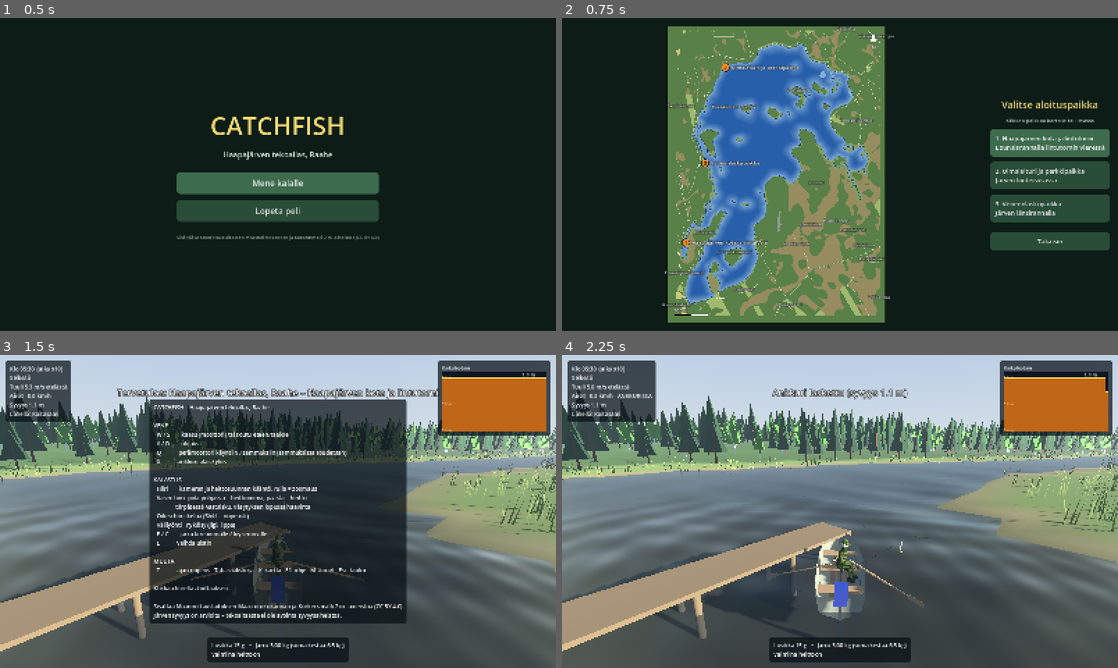
Above: before the commit, frames 1-4 (two rows, left to right).
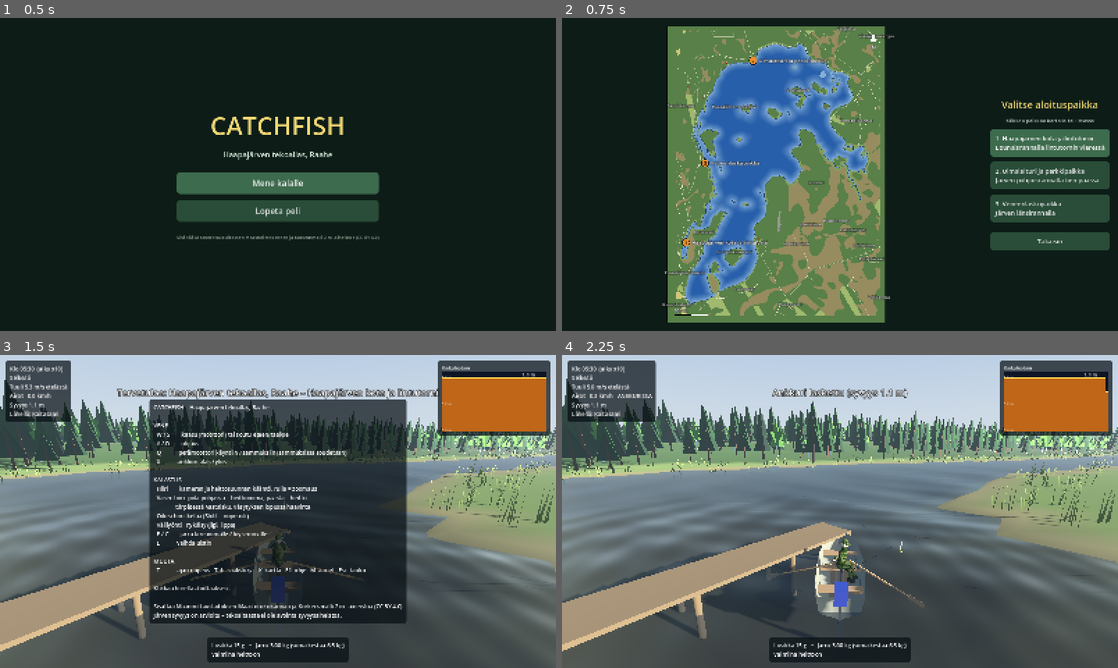
Above: after the commit, the same moments.

Repository: DesmondX80/catchfish
Game: Godot game, scene res://scenes/main.tscn
Two runs of this game, one before a commit and one after it. Both use one fixed random seed, a clock stepped at 60 frames per second and the inputs below.
Inputs (mouse positions are in pixels of both pictures, inside the frame that each line leads up to):
- Up to frame 1 (0.5 s): no input
- Up to frame 2 (0.75 s): click "Mene kalalle" at 0.5 s
- Up to frame 3 (1.5 s): click "1. Haapajärven kota ja lintut…" at 1.25 s
- Up to frame 4 (2.25 s): move the mouse to (962, 495) at 2.02 s; hold D (boat_right) from 2.03 s (still down); hold X (anchor_toggle) from 2.03 s (still down); click (962, 495) at 2.17 s

Frame 1 is identical in both runs. In frame 2, 0.4% of the frame differs, in the area x 28-97%, y 12-53%; in frame 3, 7.0%; in frame 4, 9.2%, in the area x 0-100%, y 7-57%.

Commit message:
Uimalaituri ja parkkipaikka käyttäjän merkitsemään paikkaan (v0.8.1)
- Aloituspaikka 2 siirretty pohjoisrannalle tien päähän (E 381080,
  N 7170642, käyttäjän karttaan merkitsemä kohta)
- Leveä ja tukeva uimalaituri: 3,2 m leveä, tiheämmät paalut, kaiteet
  ja uimatikkaat; laiturin leveys aloituspaikkakohtainen (dock_width)
- Parkkipaikka laiturin taakse: sorakenttä ja kolme autoa (parking)
- menu_test: yleiskuva laiturista ja parkkipaikasta

Co-Authored-By: Claude Opus 5.5 <noreply@anthropic.com>
Claude-Session: https://claude.ai/code/session_01DBjapwuRd71uqv45exmecU

Diff:
--- a/assets/lake/lake.json
+++ b/assets/lake/lake.json
@@ -2083,17 +2083,21 @@
       "dock_length": 14.0,
       "id": "kota",
       "name": "Haapajärven kota ja lintutorni",
-      "description": "Lounaisrannalla lintutornin vieressä"
-    },
-    {
-      "dock_yaw_deg": -153.4,
-      "x": -738.0,
-      "z": -1554.0,
-      "yaw_deg": -131.2,
-      "dock_length": 14.9,
+      "description": "Lounaisrannalla lintutornin vieressä",
+      "dock_width": 1.8,
+      "parking": false
+    },
+    {
+      "dock_yaw_deg": 180.0,
+      "x": -338.0,
+      "z": -1654.0,
+      "yaw_deg": -135.0,
+      "dock_length": 14.0,
       "id": "uimalaituri",
       "name": "Uimalaituri ja parkkipaikka",
-      "description": "Järven luoteisosassa"
+      "description": "Järven pohjoisrannalla tien päässä",
+      "dock_width": 3.2,
+      "parking": true
     },
     {
       "dock_yaw_deg": -90.0,
@@ -2103,7 +2107,9 @@
       "dock_length": 14.0,
       "id": "veneenlasku",
       "name": "Veneenlaskupaikka",
-      "description": "Järven länsirannalla"
+      "description": "Järven länsirannalla",
+      "dock_width": 1.8,
+      "parking": false
     }
   ],
   "name": "Haapajärven tekoallas, Raahe",
@@ -2130,7 +2136,9 @@
     "dock_length": 14.0,
     "id": "kota",
     "name": "Haapajärven kota ja lintutorni",
-    "description": "Lounaisrannalla lintutornin vieressä"
+    "description": "Lounaisrannalla lintutornin vieressä",
+    "dock_width": 1.8,
+    "parking": false
   },
   "rocks": [
     {
--- a/project.godot
+++ b/project.godot
@@ -6,7 +6,7 @@
 
 config/name="Catchfish"
 config/description="Kalastussimulaattori Haapajärven tekoaltaalla"
-config/version="0.8.0"
+config/version="0.8.1"
 run/main_scene="res://scenes/main.tscn"
 config/features=PackedStringArray("4.7", "GL Compatibility")
 
--- a/scripts/world/lake_world.gd
+++ b/scripts/world/lake_world.gd
@@ -359,7 +359,9 @@
 ## Laiturit kaikkiin aloituspaikkoihin, veneen kohdalta rantaan päin
 func _build_dock() -> void:
 	for s in lake.starts:
-		_dock(Vector3(s["x"], 0.0, s["z"]), _dock_yaw(s), s.get("dock_length", 10.0))
+		var dock := _dock(Vector3(s["x"], 0.0, s["z"]), _dock_yaw(s), s.get("dock_length", 10.0), s.get("dock_width", 1.8))
+		if s.get("parking", false):
+			_parking(dock, s.get("dock_length", 10.0), s.get("dock_width", 1.8))
 
 
 ## Laiturin suunta: rakennettu laituri jatkuu veneeltä paikallisen +Z:n suuntaan rantaan
@@ -367,7 +369,8 @@
 	return deg_to_rad(s.get("dock_yaw_deg", s["yaw_deg"]))
 
 
-func _dock(at: Vector3, yaw: float, length: float) -> void:
+## Laituri: kansi paaluilla. Leveä laituri saa tiheämmät paalut ja kaiteet.
+func _dock(at: Vector3, yaw: float, length: float, width := 1.8) -> Node3D:
 	var mat := StandardMaterial3D.new()
 	mat.albedo_color = Color(0.45, 0.36, 0.25)
 	mat.roughness = 0.9
@@ -377,20 +380,117 @@
 	add_child(dock)
 	var deck := MeshInstance3D.new()
 	var box := BoxMesh.new()
-	box.size = Vector3(1.8, 0.12, length)
+	box.size = Vector3(width, 0.12, length)
 	box.material = mat
 	deck.mesh = box
 	# Vene on laiturin vieressä, laituri jatkuu taaksepäin rantaan
-	deck.position = Vector3(-2.0, 0.55, length / 2.0 - 2.0)
+	var side_x := -1.1 - width / 2.0 # laituri veneen vasemmalla kyljellä
+	deck.position = Vector3(side_x, 0.55, length / 2.0 - 2.0)
 	dock.add_child(deck)
 	var post_mesh := CylinderMesh.new()
 	post_mesh.top_radius = 0.09
 	post_mesh.bottom_radius = 0.09
 	post_mesh.height = 3.0
 	post_mesh.material = mat
-	for z in range(-2, int(length) - 2, 3):
-		for x in [-2.8, -1.2]:
+	var post_xs := [side_x - width / 2.0 + 0.1, side_x + width / 2.0 - 0.1]
+	if width > 2.5:
+		post_xs.append(side_x) # leveä laituri: keskipaalurivi
+	for z in range(-2, int(length) - 2, 2 if width > 2.5 else 3):
+		for x in post_xs:
 			var post := MeshInstance3D.new()
 			post.mesh = post_mesh
 			post.position = Vector3(x, -0.9, z)
 			dock.add_child(post)
+	if width > 2.5:
+		# Tukeva uimalaituri: kaiteet rannan puoleiseen päähän ja uimatikkaat kärkeen
+		for x in [side_x - width / 2.0 + 0.05, side_x + width / 2.0 - 0.05]:
+			var rail := MeshInstance3D.new()
+			var rail_mesh := BoxMesh.new()
+			rail_mesh.size = Vector3(0.08, 0.08, length * 0.4)
+			rail_mesh.material = mat
+			rail.mesh = rail_mesh
+			rail.position = Vector3(x, 1.5, length * 0.8 - 2.0)
+			dock.add_child(rail)
+			for z in [length * 0.6 - 2.0, length - 2.2]:
+				var stand := MeshInstance3D.new()
+				var stand_mesh := BoxMesh.new()
+				stand_mesh.size = Vector3(0.08, 0.95, 0.08)
+				stand_mesh.material = mat
+				stand.mesh = stand_mesh
+				stand.position = Vector3(x, 1.05, z)
+				dock.add_child(stand)
+		var steel := StandardMaterial3D.new()
+		steel.albedo_color = Color(0.75, 0.77, 0.8)
+		steel.metallic = 0.8
+		steel.roughness = 0.3
+		for x in [side_x - 0.25, side_x + 0.25]:
+			var bar := MeshInstance3D.new()
+			var bar_mesh := CylinderMesh.new()
+			bar_mesh.top_radius = 0.025
+			bar_mesh.bottom_radius = 0.025
+			bar_mesh.height = 1.6
+			bar_mesh.material = steel
+			bar.mesh = bar_mesh
+			bar.position = Vector3(x, 0.15, -2.05)
+			dock.add_child(bar)
+	dock.set_meta("side_x", side_x)
+	return dock
+
+
+## Parkkipaikka laiturin rannanpuoleisen pään taakse: sorakenttä ja pari autoa
+func _parking(dock: Node3D, length: float, width: float) -> void:
+	var side_x: float = dock.get_meta("side_x")
+	var center_local := Vector3(side_x, 0.0, length + 10.0)
+	var center := dock.global_transform * center_local
+	var ground_y := lake.height_at(center.x, center.z)
+	var lot := MeshInstance3D.new()
+	var lot_mesh := BoxMesh.new()
+	lot_mesh.size = Vector3(18.0, 1.2, 12.0) # paksu laatta upotetaan rinteeseen
+	var gravel := StandardMaterial3D.new()
+	gravel.albedo_color = Color(0.42, 0.4, 0.35)
+	gravel.roughness = 1.0
+	lot_mesh.material = gravel
+	lot.mesh = lot_mesh
+	lot.position = Vector3(center_local.x, ground_y - 0.55, center_local.z)
+	dock.add_child(lot)
+	var colors := [Color(0.62, 0.08, 0.06), Color(0.2, 0.25, 0.32), Color(0.85, 0.85, 0.82)]
+	for i in colors.size():
+		var car := _car(colors[i])
+		car.position = Vector3(center_local.x - 5.5 + i * 3.4, ground_y + 0.1, center_local.z + 2.0)
+		dock.add_child(car)
+
+
+## Yksinkertainen henkilöauto: kori, ohjaamo ja renkaat
+func _car(color: Color) -> Node3D:
+	var car := Node3D.new()
+	var paint := StandardMaterial3D.new()
+	paint.albedo_color = color
+	paint.metallic = 0.4
+	paint.roughness = 0.35
+	var glass := StandardMaterial3D.new()
+	glass.albedo_color = Color(0.12, 0.15, 0.18)
+	glass.metallic = 0.6
+	glass.roughness = 0.15
+	var tire := StandardMaterial3D.new()
+	tire.albedo_color = Color(0.06, 0.06, 0.06)
+	for part in [[Vector3(1.75, 0.6, 4.3), Vector3(0, 0.6, 0), paint], [Vector3(1.6, 0.55, 2.2), Vector3(0, 1.17, 0.3), glass]]:
+		var mi := MeshInstance3D.new()
+		var box := BoxMesh.new()
+		box.size = part[0]
+		box.material = part[2]
+		mi.mesh = box
+		mi.position = part[1]
+		car.add_child(mi)
+	for x in [-0.82, 0.82]:
+		for z in [-1.35, 1.35]:
+			var wheel := MeshInstance3D.new()
+			var cyl := CylinderMesh.new()
+			cyl.top_radius = 0.32
+			cyl.bottom_radius = 0.32
+			cyl.height = 0.22
+			cyl.material = tire
+			wheel.mesh = cyl
+			wheel.rotation.z = PI / 2.0
+			wheel.position = Vector3(x, 0.32, z)
+			car.add_child(wheel)
+	return car
--- a/tests/menu_test.gd
+++ b/tests/menu_test.gd
@@ -68,6 +68,16 @@
 				_frame = 1000
 				var s: Dictionary = main.lake.starts[1]
 				_check("peli alkoi paikasta %s" % s["name"], main.boat.pos.distance_to(Vector2(s["x"], s["z"])) < 1.0)
+			if _frame == 1030:
+				main.hud.set_paused_view(false)
+				main.camera_rig.yaw = main.boat.yaw + PI + 0.5 # katse rantaan päin
+				main.camera_rig.pitch = 0.55
+				main.camera_rig.distance = 26.0
+			if _frame == 1050:
+				_shot("m3b-laituri-ja-parkkipaikka")
+				main.camera_rig.yaw = main.boat.yaw + 0.6
+				main.camera_rig.pitch = 0.25
+				main.camera_rig.distance = 9.0
 			if _frame == 1060:
 				_shot("m3-peli-alkoi")
 				var ev := InputEventAction.new()
Not shown, changed: export_presets.cfg
Not shown, changed: tools/build_lake.py
